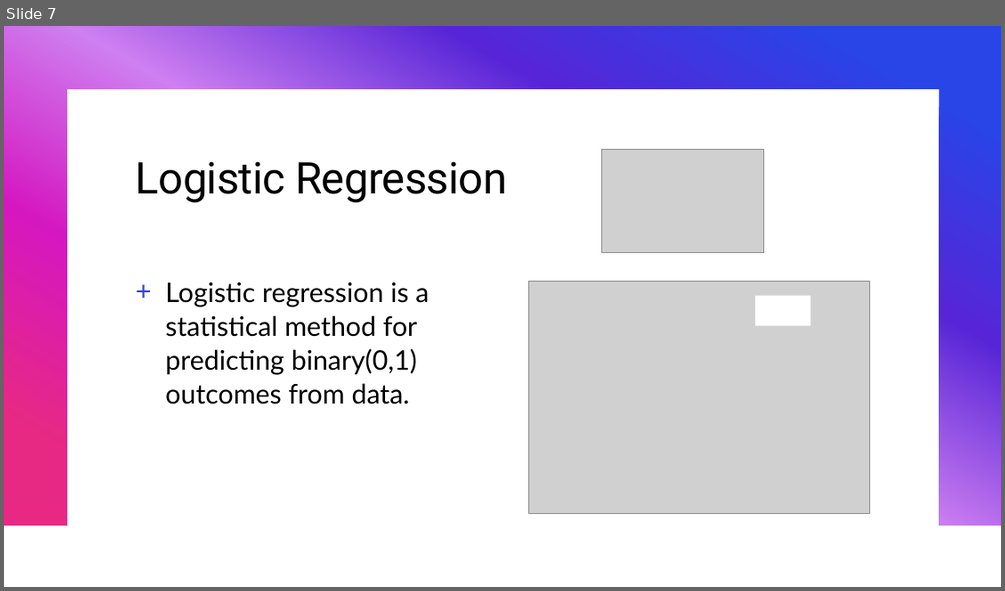
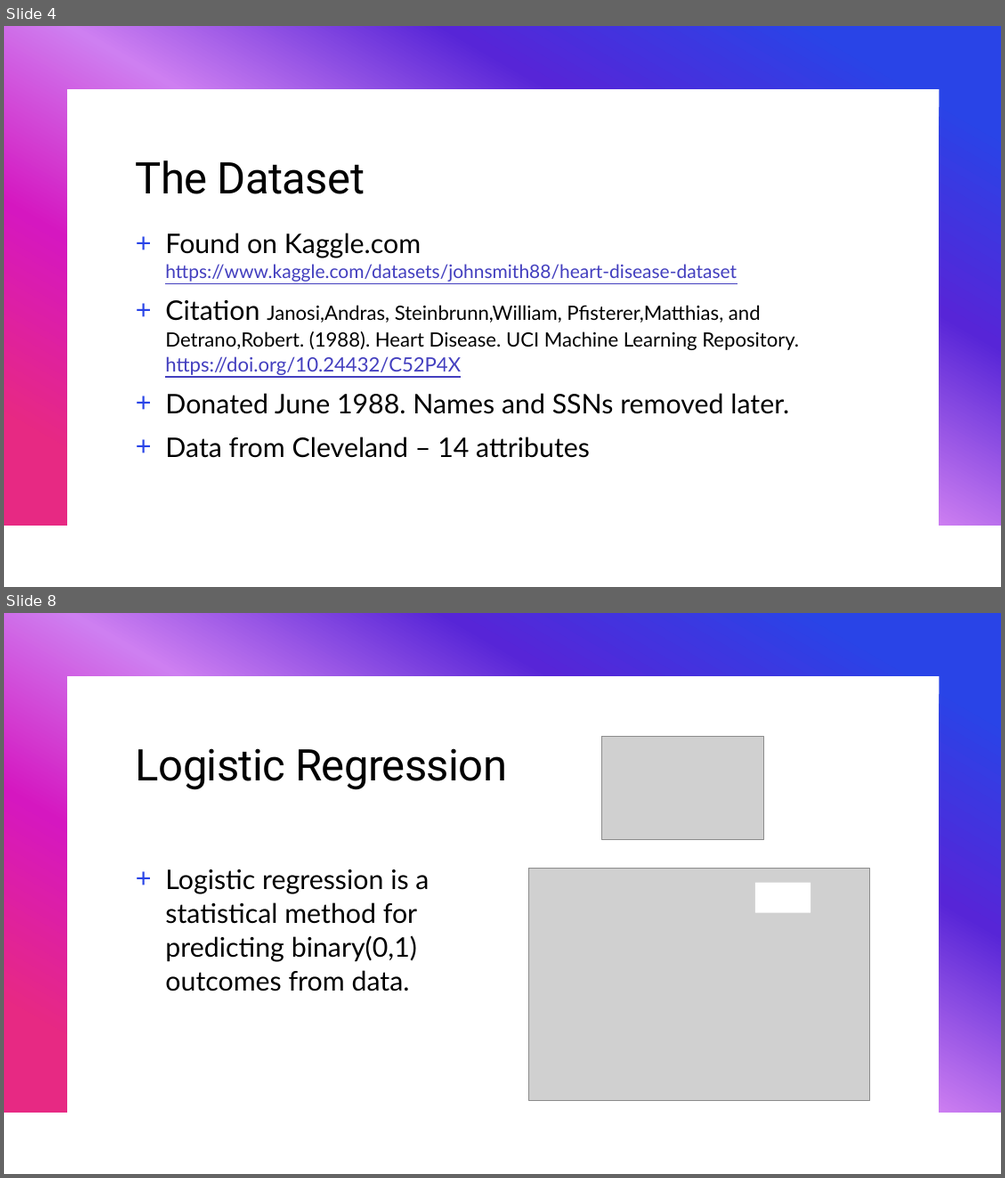
Before and after one commit to b-wild/Heart_Desiease, a slide deck: heart disease heart presentation.pptx. Shown one above the other, each under a label of ours: slide 7 before the commit, slides 4 and 8 after it; the slides between them are not shown. The pictures are 1005x591 and 1005x1178 pixels, drawn with LibreOffice and Linux fonts; fonts in the diff are those of the drawing; grey boxes stand for pictures. Boxes give left, top, right and bottom in pixels: in the first picture for what was removed or moved away, otherwise in the second. Text is boxed around its words. In the diff, an @@ line names an element or a change of style, - is before the commit and + after.

```diff
--- a/heart disease heart presentation.pptx
+++ b/heart disease heart presentation.pptx
@@ slide 4 added at [4, 26, 1001, 587], background #FFFFFF; not listed: 1 template element that a slide beside it also shows @@
@@ title added at [136, 160, 364, 194], 42 pt, text #000000 @@
+The Dataset
@@ text added at [165, 232, 799, 458], 19 pt, text #000000 @@
++ Found on Kaggle.com https://www.kaggle.com/datasets/johnsmith88/heart-disease-dataset
++ Citation Janosi,Andras, Steinbrunn,William, Pfisterer,Matthias, and Detrano,Robert. (1988). Heart Disease. UCI Machine Learning Repository. https://doi.org/10.24432/C52P4X
++ Donated June 1988. Names and SSNs removed later.
++ Data from Cleveland – 14 attributes
@@ what was slide 7 is now slide 8 @@
```
Also in this commit, not shown: 5 slides changed, 1 other slide added, 1 slide removed, 2 other files.
